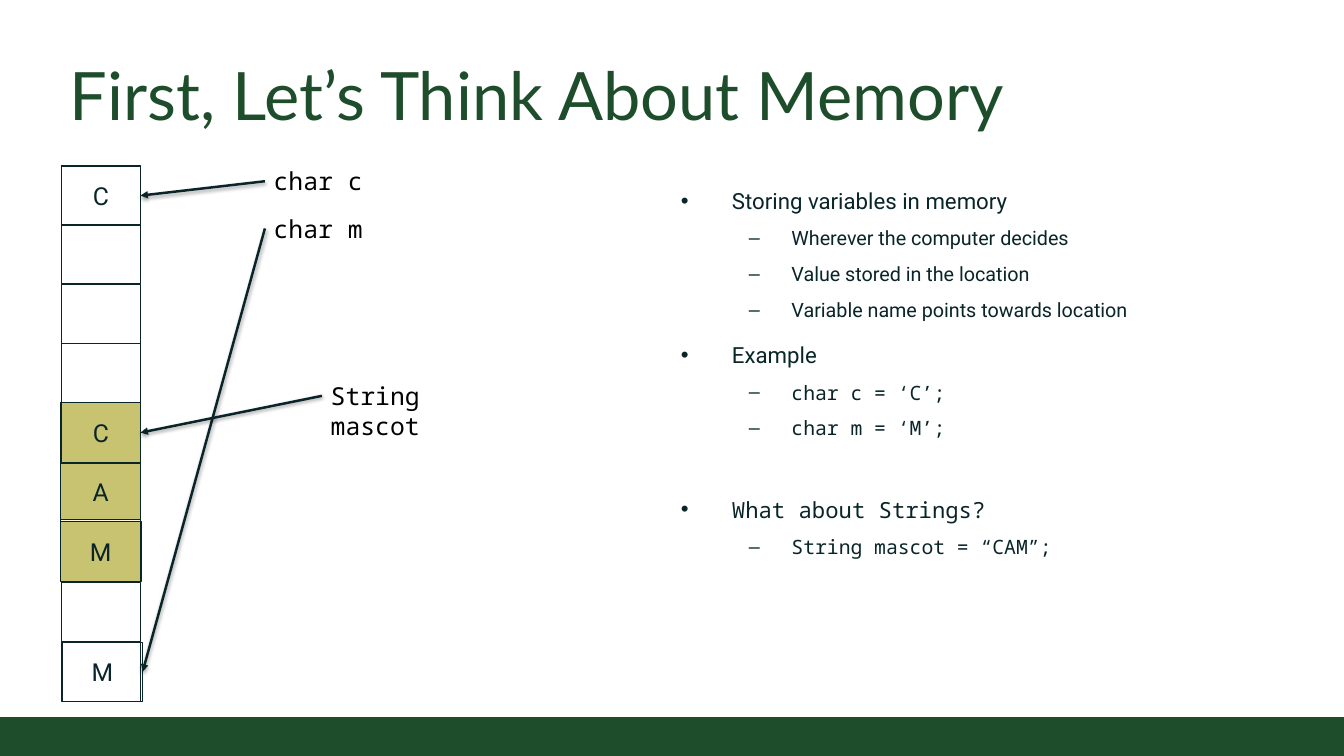
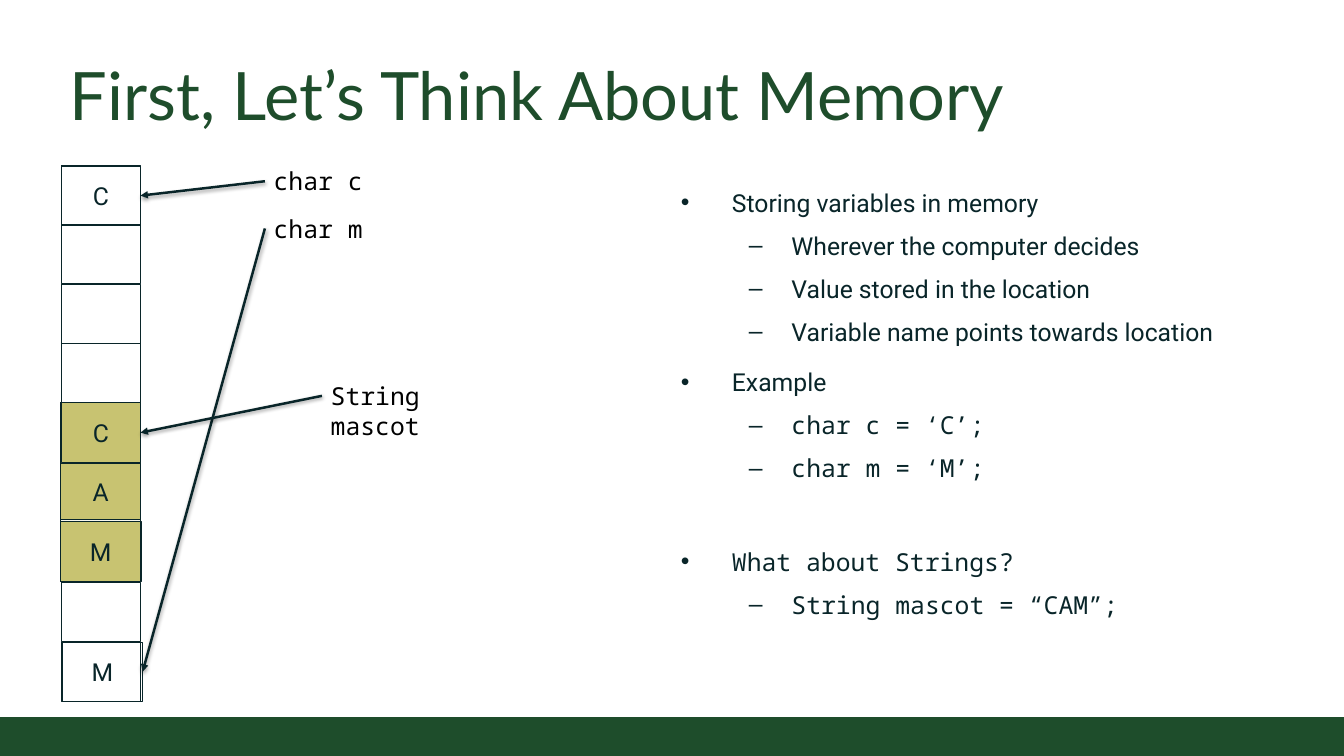
Before and after one commit to CSU-CompSci-CS163-4/Handouts, a slide deck: slide 10 of slides/On-Campus/02_03_CharactersAndStrings.pptx. Drawn at 1344x756 pixels with LibreOffice and Linux fonts; fonts in the diff are those of the drawing; background and template pictures are left out. Boxes give left, top, right and bottom in pixels: in the first picture for what was removed or moved away, otherwise in the second. Text is boxed around its words. In the diff, an @@ line names an element or a change of style, - is before the commit and + after.

Commit message:
Characters and Strings Lecture update

```diff
--- a/slides/On-Campus/02_03_CharactersAndStrings.pptx
+++ b/slides/On-Campus/02_03_CharactersAndStrings.pptx
@@ text "Storing variables in memory" at (x1=732, y1=193, x2=1213, y2=620): size 18 to 20 pt in "Storing variables in memory", "Example", "What about Strings?"; size 16 to 20 pt in "Wherever the computer decides", "Value stored in the location", "Variable name points towards location", "char c = ‘C’;" and 2 more places @@
```
Also in this commit, not shown: 9 other slides changed, 5 slides added.
